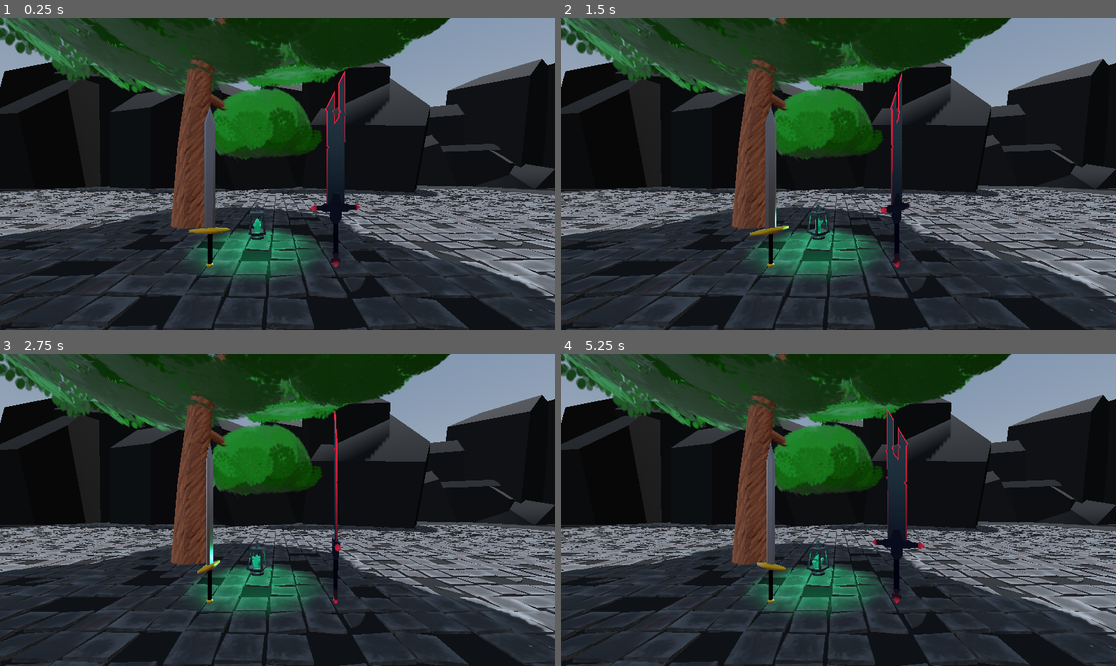
Above: before the commit, frames 1-4 (two rows, left to right).
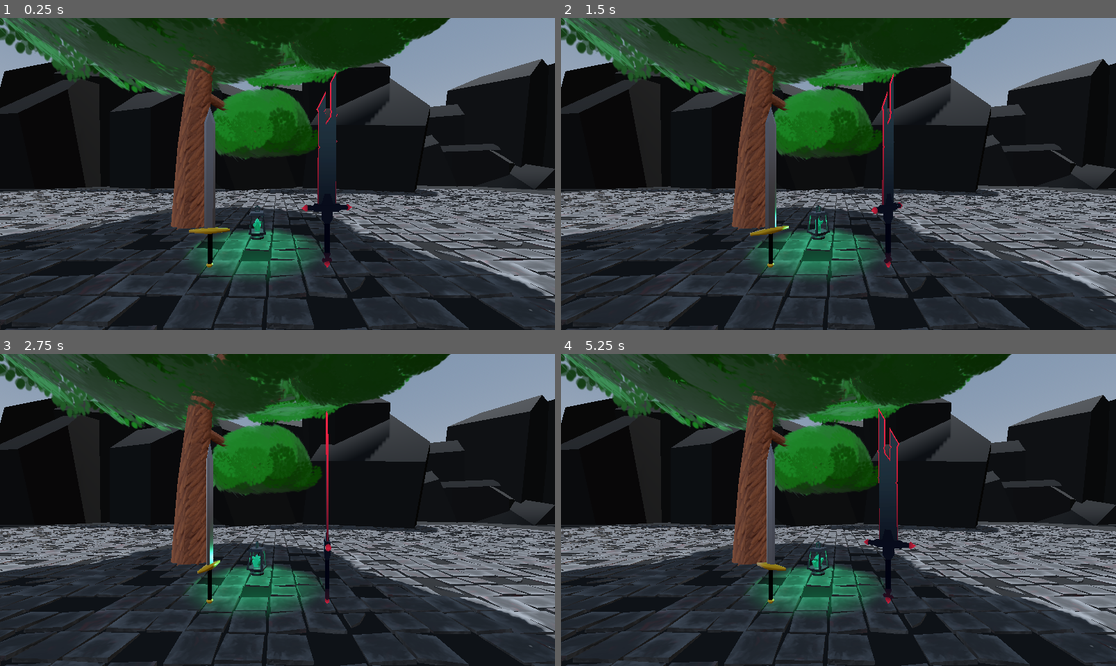
Above: after the commit, the same moments.

Repository: KameronHodge/KameronHodge.github.io
Game: Godot game, scene res://Scenes/display.tscn
Two runs of this game, one before a commit and one after it. Both use one fixed random seed, a clock stepped at 60 frames per second and the inputs below.
Inputs:
- Up to frame 1 (0.25 s): no input
- Up to frame 2 (1.5 s): no input
- Up to frame 3 (2.75 s): no input
- Up to frame 4 (5.25 s): no input

The runs differ from the first frame. In frame 1, 1.5% of the frame differs, in the area x 54-65%, y 16-80%; in frame 2, 1.4%; in frame 3, 0.7%; in frame 4, 1.6%, in the area x 54-66%, y 17-80%.

Commit message:
moved sword
i moved the sword

Diff:
--- a/project/webportfoliotest/Scenes/display.tscn
+++ b/project/webportfoliotest/Scenes/display.tscn
@@ -46,7 +46,7 @@
 transform = Transform3D(1, 0, 0, 0, 1, 0, 0, 0, 1, 0, 2.09605, 13.7431)
 
 [node name="bettersword" parent="." instance=ExtResource("4_us5k4")]
-transform = Transform3D(3.43117, 0, 0, 0, 3.43117, 0, 0, 0, 3.43117, 3.93457, -0.185922, 0)
+transform = Transform3D(3.43117, 0, 0, 0, 3.43117, 0, 0, 0, 3.43117, 3.35548, -0.185922, 0)
 script = ExtResource("2_oe3w4")
 
 [node name="CSGBox3D" type="CSGBox3D" parent="."]
